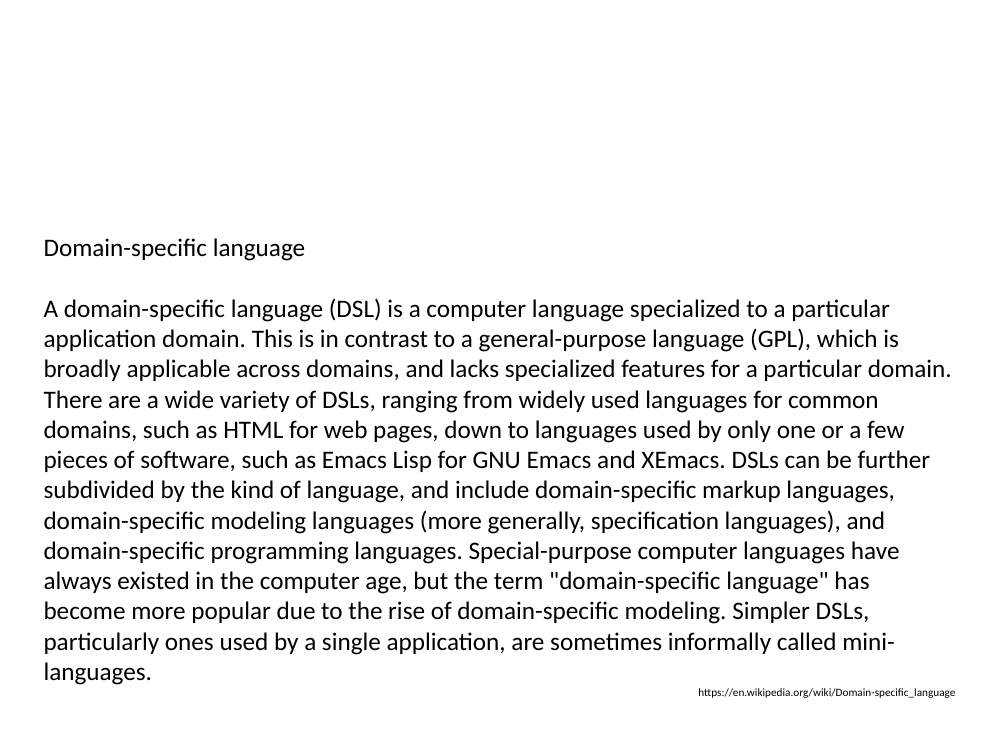
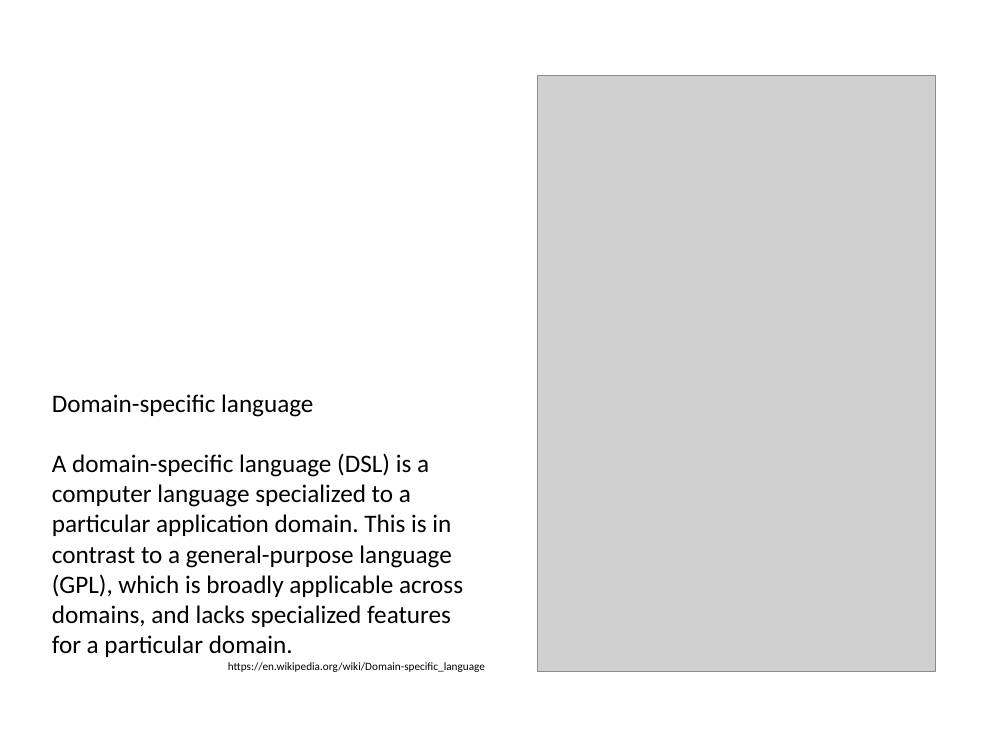
Before and after one commit to hotjk/translation, a slide deck: slide 27 of abstract.pptx (slide 28 before the commit). Drawn at 1008x756 pixels with LibreOffice and Linux fonts; fonts in the diff are those of the drawing; grey boxes stand for pictures. Boxes give left, top, right and bottom in pixels: in the first picture for what was removed or moved away, otherwise in the second. Text is boxed around its words. In the diff, an @@ line names an element or a change of style, - is before the commit and + after.

Commit message:
slide update

```diff
--- a/abstract.pptx
+++ b/abstract.pptx
@@ picture added at [537,76,934,672] @@
@@ text "Domain-specific language": place and size @@
-text "Domain-specific language" at [44,238,955,698]
+text "Domain-specific language" at [52,394,485,672]
@@ text at [52,453,463,657]: text changed @@
-A domain-specific language (DSL) is a computer language specialized to a particular application domain. This is in contrast to a general-purpose language (GPL), which is broadly applicable across domains, and lacks specialized features for a particular domain. There are a wide variety of DSLs, ranging from widely used languages for common domains, such as HTML for web pages, down to languages used by only one or a few pieces of software, such as Emacs Lisp for GNU Emacs and XEmacs. DSLs can be further subdivided by the kind of language, and include domain-specific markup languages, domain-specific modeling languages (more generally, specification languages), and domain-specific programming languages. Special-purpose computer languages have always existed in the computer age, but the term "domain-specific language" has become more popular due to the rise of domain-specific modeling. Simpler DSLs, particularly ones used by a single application, are sometimes informally called mini-languages.
+A domain-specific language (DSL) is a computer language specialized to a particular application domain. This is in contrast to a general-purpose language (GPL), which is broadly applicable across domains, and lacks specialized features for a particular domain.
```
Also in this commit, not shown: 3 other slides changed, 2 slides added, 2 slides removed.
